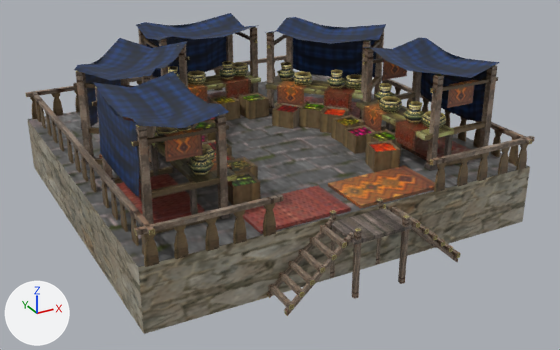
The COLLADA model art/meshes/structural/daci/market.dae, before and after one commit.
Both versions are drawn from a camera (50 mm lens) standing at (-19.9, -38.6, 17.7) and looking at (0.1, -2.3, -0.4). The lights are fixed; the arrows at lower left show +X, +Y and +Z. The first picture is the older version. Where no turn or scale is listed for an object, it has been applied to the vertices.

Script lines for the objects in view, before the commit:
```python
me_maur_market_struct_b_354 = bpy.data.meshes.new('maur_market_struct_b.354')
me_maur_market_struct_b_354.from_pydata(...)  # 3190 vertices, 4899 faces; spans x -11.3..11.3, y -12.8..10.8, z -2.5..6.4
me_maur_market_struct_b_354.materials.append(mat_textura_pruebas_daci)  # picture img_daci_struct_png
ob_market = bpy.data.objects.new('market', me_maur_market_struct_b_354)
ob_market.location = (0.0, 0.0, 0.0)
```
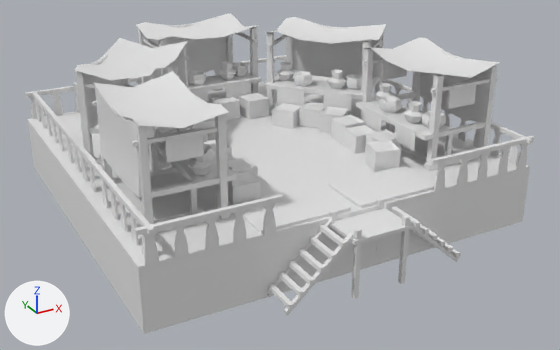
The newer file is also rescaled (x1.1) as a whole; pictures and numbers use the older file's frame.

Boxes (x1, y1, x2, y2) around the edits, measured in the pictures (560 x 350 px):
part 1 of me_maur_market_struct_b_354, added
    after: (81, 17, 487, 197)
part 2 of me_maur_market_struct_b_354, recoloured (lighter)
    both: (25, 13, 535, 334)

The change, as a list of edits to the scene's bpy script:
```text
Add mat_textura_pruebas_daci_008:
    mat_textura_pruebas_daci_008 = principled_material('textura pruebas Daci.008')
    mat_textura_pruebas_daci_008.base_color = (0.8, 0.8, 0.8)  # white #e7e7e7
Change me_maur_market_struct_b_354:
    used by ob_market; location = (0.0, 0.0, 0.0)
    remove me_maur_market_struct_b_354.from_pydata(...)  # 3190 vertices, 4899 faces; spans x -11.3..11.3, y -12.8..10.8, z -2.5..6.4
    add me_maur_market_struct_b_354.from_pydata(...)  # 3304 vertices, 5213 faces; spans x -11.3..11.3, y -12.8..10.8, z -2.5..6.4
    me_maur_market_struct_b_354 part 1
    114 vertices are added at x -10.1..10.2, y -8.4..10.1, z 2.5..6.3
    314 new faces join them
    me_maur_market_struct_b_354 part 2: 4899 faces spanning x -11.3..11.3, y -12.8..10.8, z -2.5..6.4 switch from mat_textura_pruebas_daci (picture img_daci_struct_png) to mat_textura_pruebas_daci_008 (white #e7e7e7)
```
